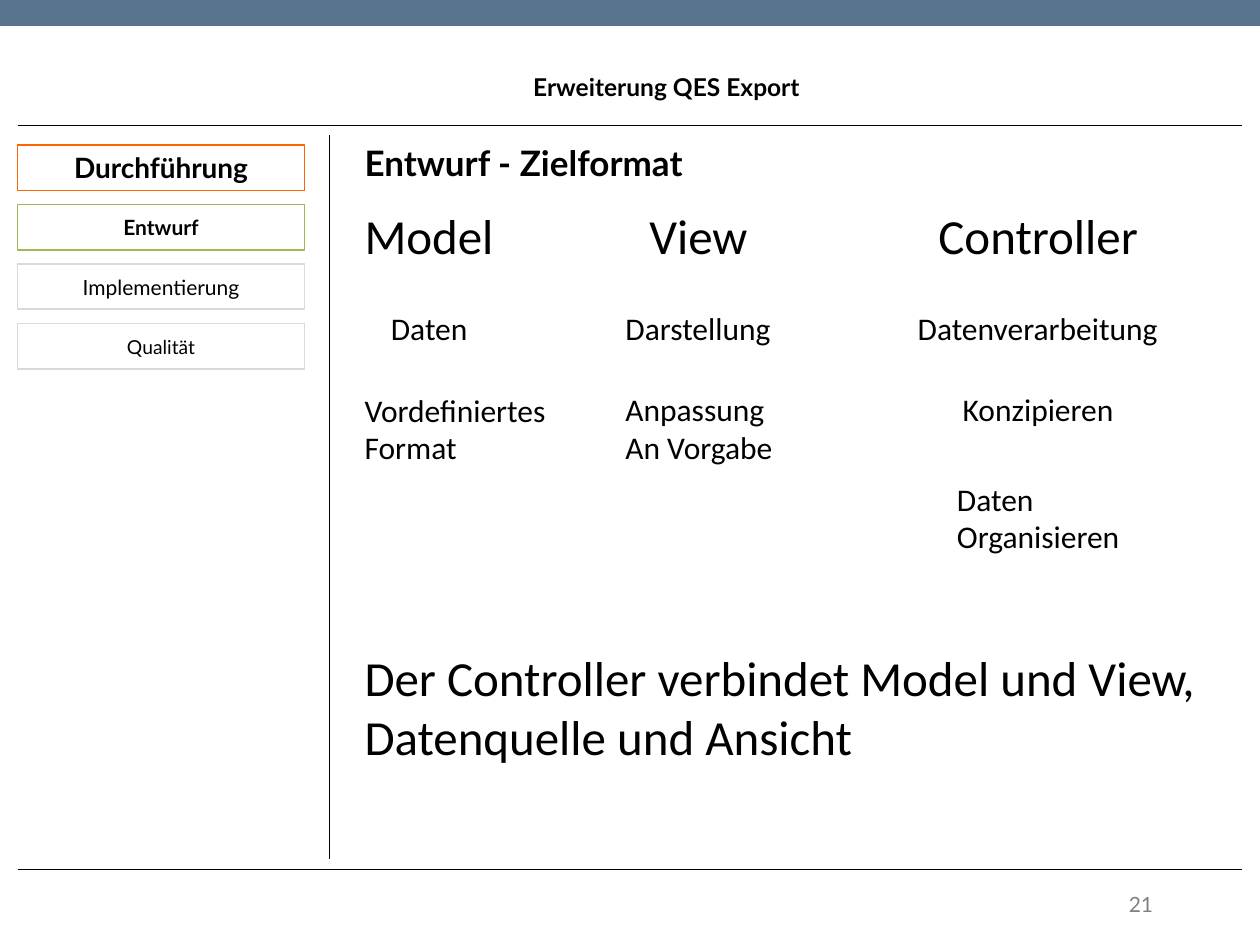
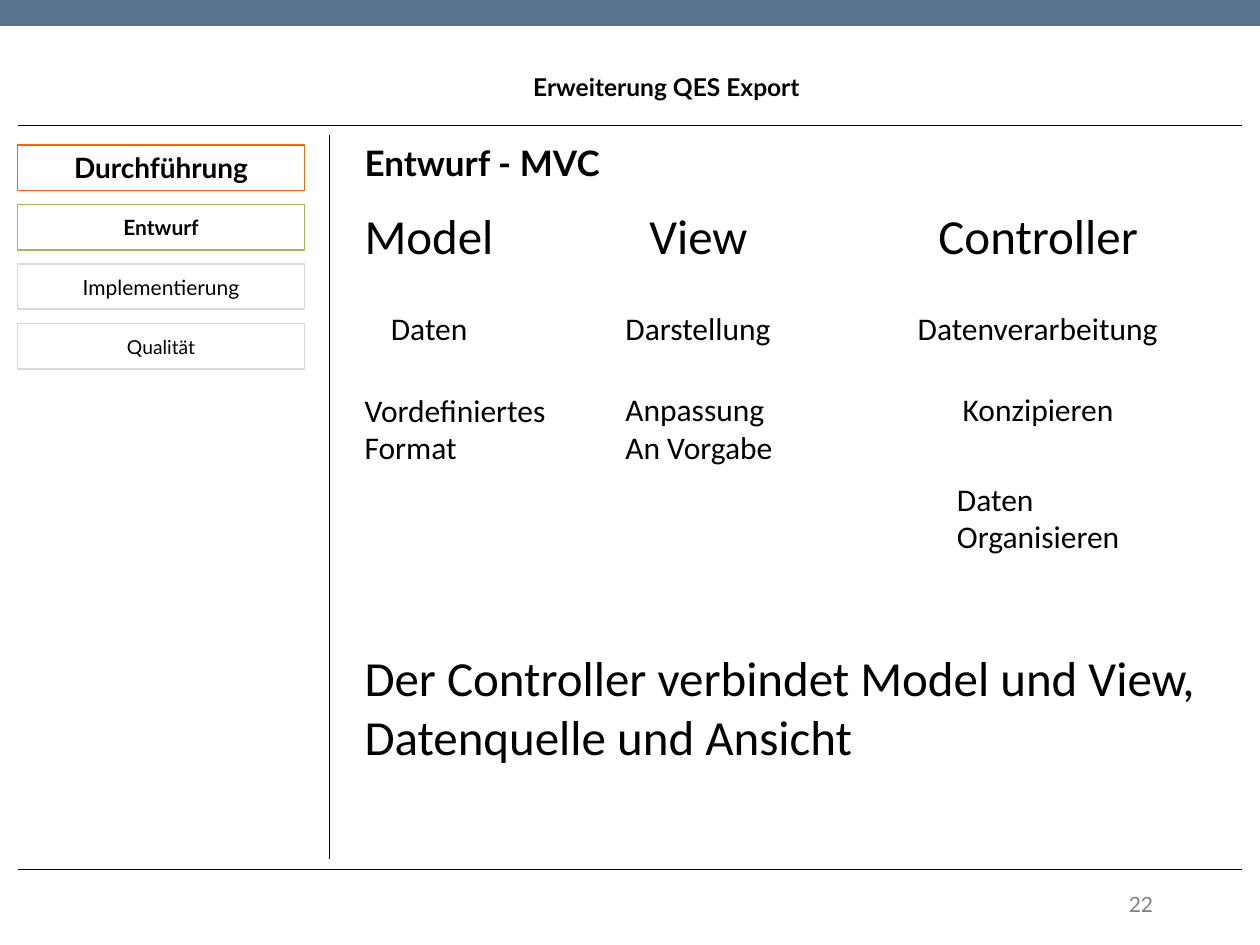
Before and after one commit to TwoHorus/dbExelExportLaravel, a slide deck: slide 22 of DOC/Fachgespraech.pptx (slide 21 before the commit). Drawn at 1260x945 pixels with LibreOffice and Linux fonts; fonts in the diff are those of the drawing; background and template pictures are left out. Boxes give left, top, right and bottom in pixels: in the first picture for what was removed or moved away, otherwise in the second. Text is boxed around its words. In the diff, an @@ line names an element or a change of style, - is before the commit and + after.

```diff
--- a/DOC/Fachgespraech.pptx
+++ b/DOC/Fachgespraech.pptx
@@ text at box(365, 150, 600, 177): text changed @@
-Entwurf - Zielformat
+Entwurf - MVC
@@ page number at box(1129, 897, 1153, 912): text changed @@
-21
+22
```
Also in this commit, not shown: 7 other slides changed, 1 slide added.
